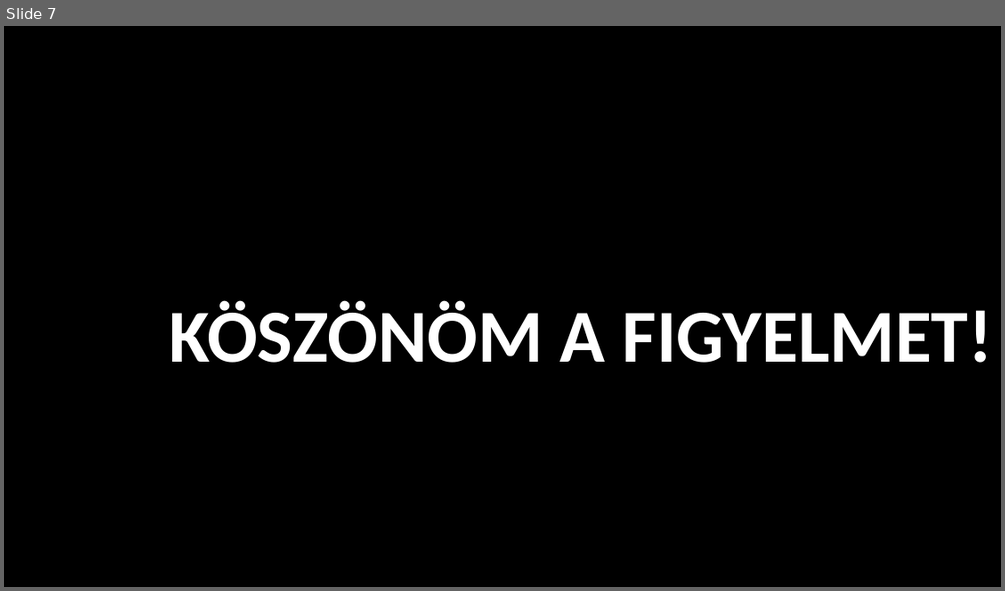
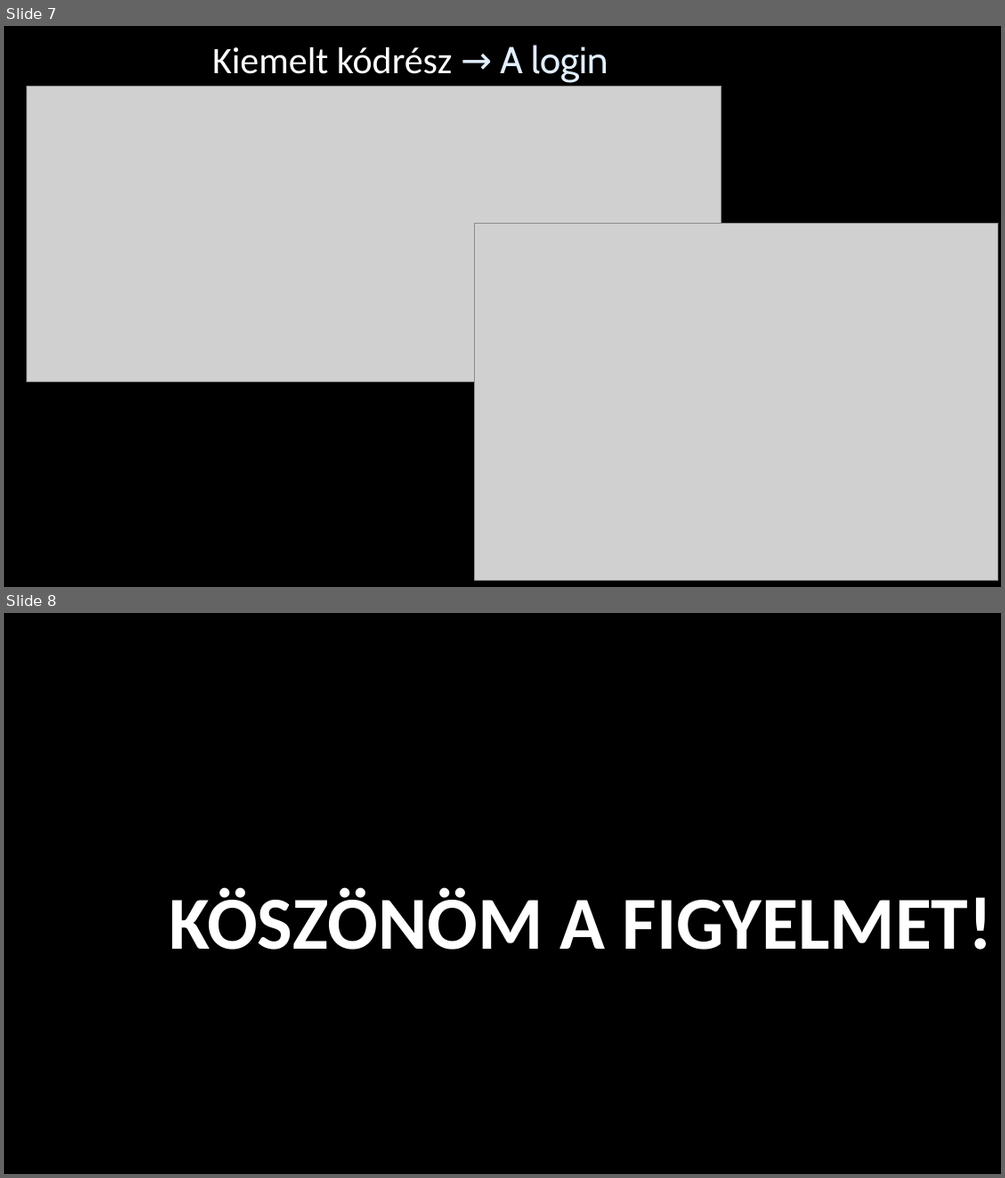
Before and after one commit to OokamiB7/webaruhazAutok, a slide deck: Presentation.pptx. Shown one above the other, each under a label of ours: slide 7 before the commit, slides 7 and 8 after it. The pictures are 1005x591 and 1005x1178 pixels, drawn with LibreOffice and Linux fonts; fonts in the diff are those of the drawing; grey boxes stand for pictures; background and template pictures are left out. Boxes give left, top, right and bottom in pixels: in the first picture for what was removed or moved away, otherwise in the second. Text is boxed around its words. In the diff, an @@ line names an element or a change of style, - is before the commit and + after.

```diff
--- a/Presentation.pptx
+++ b/Presentation.pptx
@@ slide 7 added at (4,26,1001,587), background picture (left out) @@
@@ text added at (212,45,608,128), 36 pt, text #FFFFFF @@
+Kiemelt kódrész → A login mező
@@ picture added at (26,86,721,381) @@
@@ picture added at (474,224,998,580) @@
@@ what was slide 7 is now slide 8 @@
```
Also in this commit, not shown: 1 slide changed, 1 other file.
